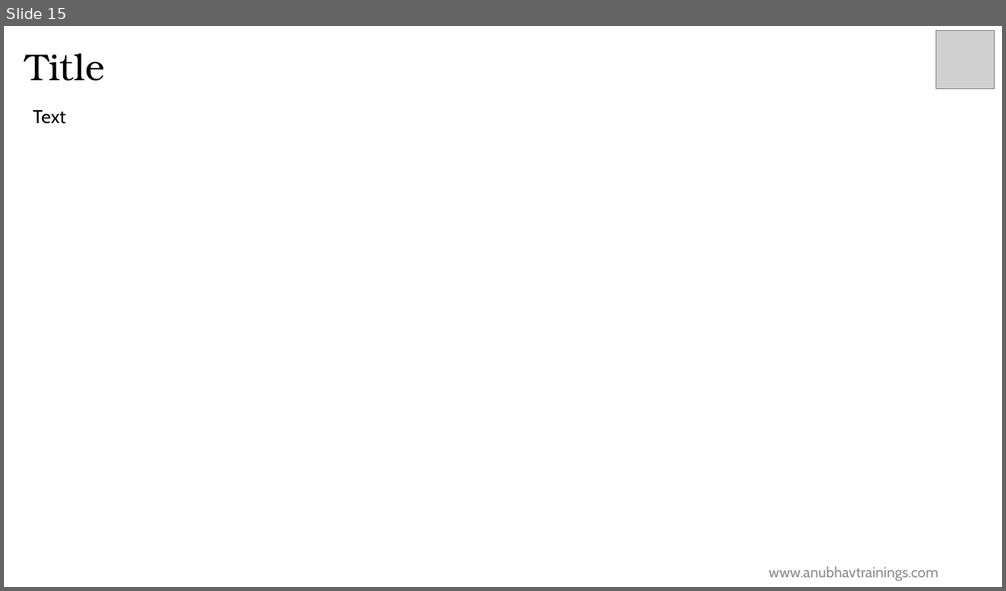
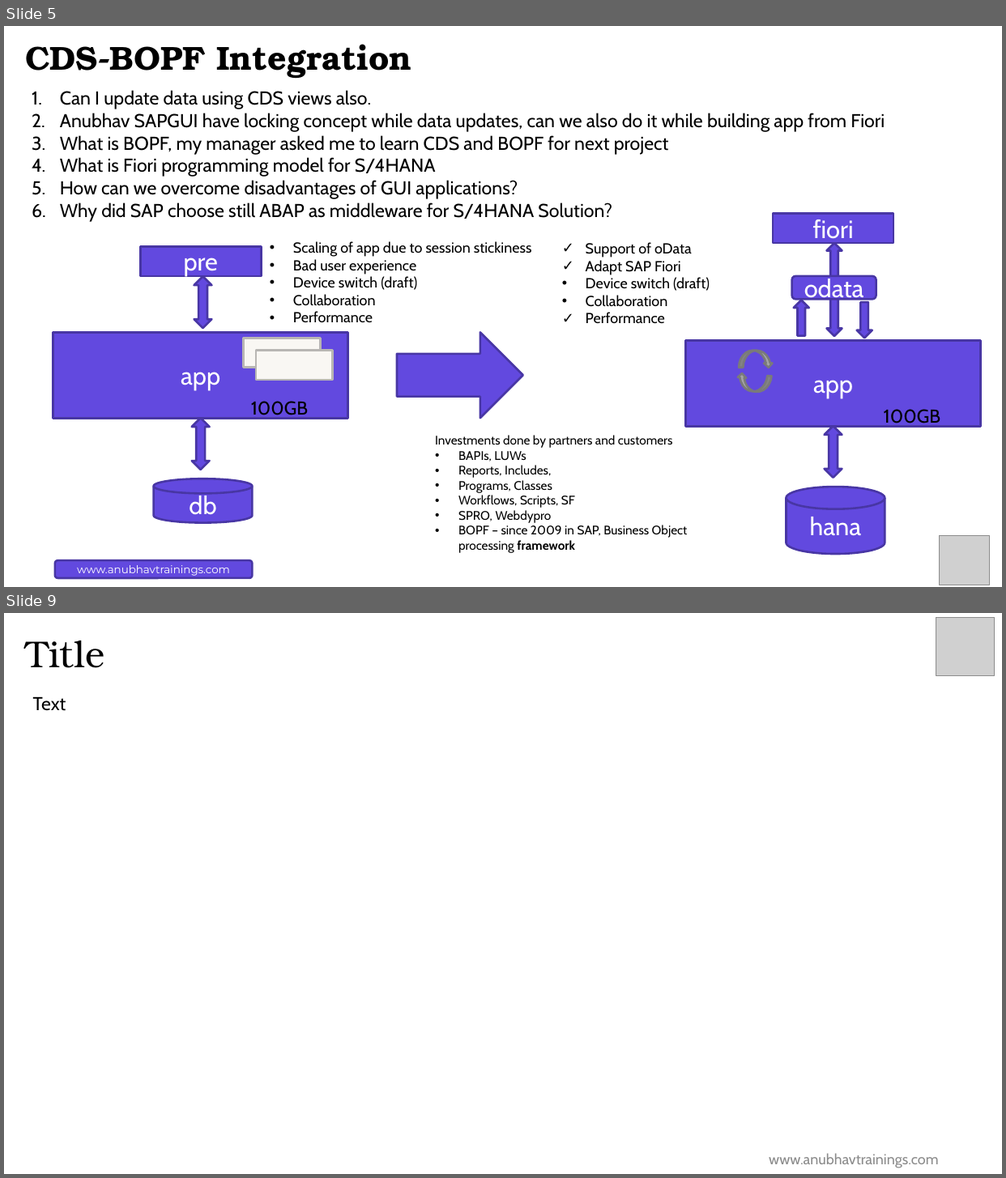
Before and after one commit to soyuztechnologies/HPC_AOH_SAC, a slide deck: Day 6/Day 6.pptx. Shown one above the other, each under a label of ours: slide 15 before the commit, slides 5 and 9 after it; the slides between them are not shown. The pictures are 1006x591 and 1006x1178 pixels, drawn with LibreOffice and Linux fonts; fonts in the diff are those of the drawing; grey boxes stand for pictures; background and template pictures are left out. Boxes give left, top, right and bottom in pixels: in the first picture for what was removed or moved away, otherwise in the second. Text is boxed around its words. In the diff, an @@ line names an element or a change of style, - is before the commit and + after.

Commit message:
Auto bot updater CDS SAC Course

```diff
--- a/Day 6/Day 6.pptx
+++ b/Day 6/Day 6.pptx
@@ slide 5 added at bbox=[4, 26, 1002, 587], background #FFFFFF @@
@@ title added at bbox=[25, 44, 411, 79], 32 pt, text #000000, bold @@
+CDS-BOPF Integration
@@ text added at bbox=[60, 90, 884, 222], 18 pt, text #000000 @@
+1. Can I update data using CDS views also.
+2. Anubhav SAPGUI have locking concept while data updates, can we also do it while building app from Fiori
+3. What is BOPF, my manager asked me to learn CDS and BOPF for next project
+4. What is Fiori programming model for S/4HANA
+5. How can we overcome disadvantages of GUI applications?
+6. Why did SAP choose still ABAP as middleware for S/4HANA Solution?
@@ rectangle added at bbox=[773, 214, 893, 243], fill #6249DF, outline #4936A5 2 pt, 24 pt, text #FFFFFF @@
+fiori
@@ text added at bbox=[293, 241, 532, 322], 14 pt, text #000000 @@
+• Scaling of app due to session stickiness
+• Bad user experience
+• Device switch (draft)
+• Collaboration
+• Performance
@@ text added at bbox=[586, 242, 710, 323], 14 pt, text #000000 @@
+✓ Support of oData
+✓ Adapt SAP Fiori
+• Device switch (draft)
+• Collaboration
+✓ Performance
@@ up down arrow added at bbox=[827, 243, 842, 336], fill #6249DF, outline #4936A5 2 pt @@
@@ rectangle added at bbox=[140, 247, 261, 276], fill #6249DF, outline #4936A5 2 pt, 24 pt, text #FFFFFF @@
+pre
@@ up down arrow added at bbox=[194, 277, 212, 328], fill #6249DF, outline #4936A5 2 pt @@
@@ rounded rectangle added at bbox=[791, 276, 876, 299], fill #6249DF, outline #4936A5 2 pt, 24 pt, text #FFFFFF @@
+odata
@@ down arrow added at bbox=[794, 300, 809, 336], fill #6249DF, outline #4936A5 2 pt @@
@@ down arrow added at bbox=[857, 302, 872, 338], fill #6249DF, outline #4936A5 2 pt @@
@@ rectangle added at bbox=[53, 333, 348, 419], fill #6249DF, outline #4936A5 2 pt, 24 pt, text #FFFFFF @@
+app
@@ rectangle added at bbox=[244, 338, 320, 367], fill #F9F7F3, outline #B8B7B4 2 pt @@
@@ right arrow added at bbox=[397, 333, 523, 418], fill #6249DF, outline #4936A5 2 pt @@
@@ rectangle added at bbox=[686, 340, 981, 426], fill #6249DF, outline #4936A5 2 pt, 24 pt, text #FFFFFF @@
+app
@@ rectangle added at bbox=[256, 351, 333, 380], fill #F9F7F3, outline #B8B7B4 2 pt @@
@@ curved down arrow added at bbox=[739, 351, 772, 368], fill #A5A5A5, outline #7A7A7A 2 pt @@
@@ curved down arrow added at bbox=[736, 373, 771, 394], fill #A5A5A5, outline #7A7A7A 2 pt @@
@@ text added at bbox=[251, 401, 308, 420], 18 pt, text #000000 @@
+100GB
@@ text added at bbox=[884, 409, 940, 428], 18 pt, text #000000 @@
+100GB
@@ up down arrow added at bbox=[192, 418, 210, 470], fill #6249DF, outline #4936A5 2 pt @@
@@ text added at bbox=[435, 435, 688, 553], 12 pt, text #000000 @@
+Investments done by partners and customers
+• BAPIs, LUWs
+• Reports, Includes,
+• Programs, Classes
+• Workflows, Scripts, SF
+• SPRO, Webdypro
+• BOPF – since 2009 in SAP, Business Object processing framework
@@ up down arrow added at bbox=[825, 426, 842, 478], fill #6249DF, outline #4936A5 2 pt @@
@@ cylinder added at bbox=[154, 479, 253, 523], fill #6249DF, outline #4936A5 2 pt, 24 pt, text #FFFFFF @@
+db
@@ cylinder added at bbox=[786, 487, 885, 555], fill #6249DF, outline #4936A5 2 pt, 24 pt, text #FFFFFF @@
+hana
@@ picture added at bbox=[939, 536, 989, 586] @@
@@ rounded rectangle added at bbox=[55, 561, 253, 578], fill #6249DF, outline #4936A5 2 pt, 10.5 pt, text #FFFFFF @@
+www.anubhavtrainings.com
@@ what was slide 15 is now slide 9 @@
```
Also in this commit, not shown: 1 slide changed, 6 other slides added, 13 slides removed, 12 other files.
